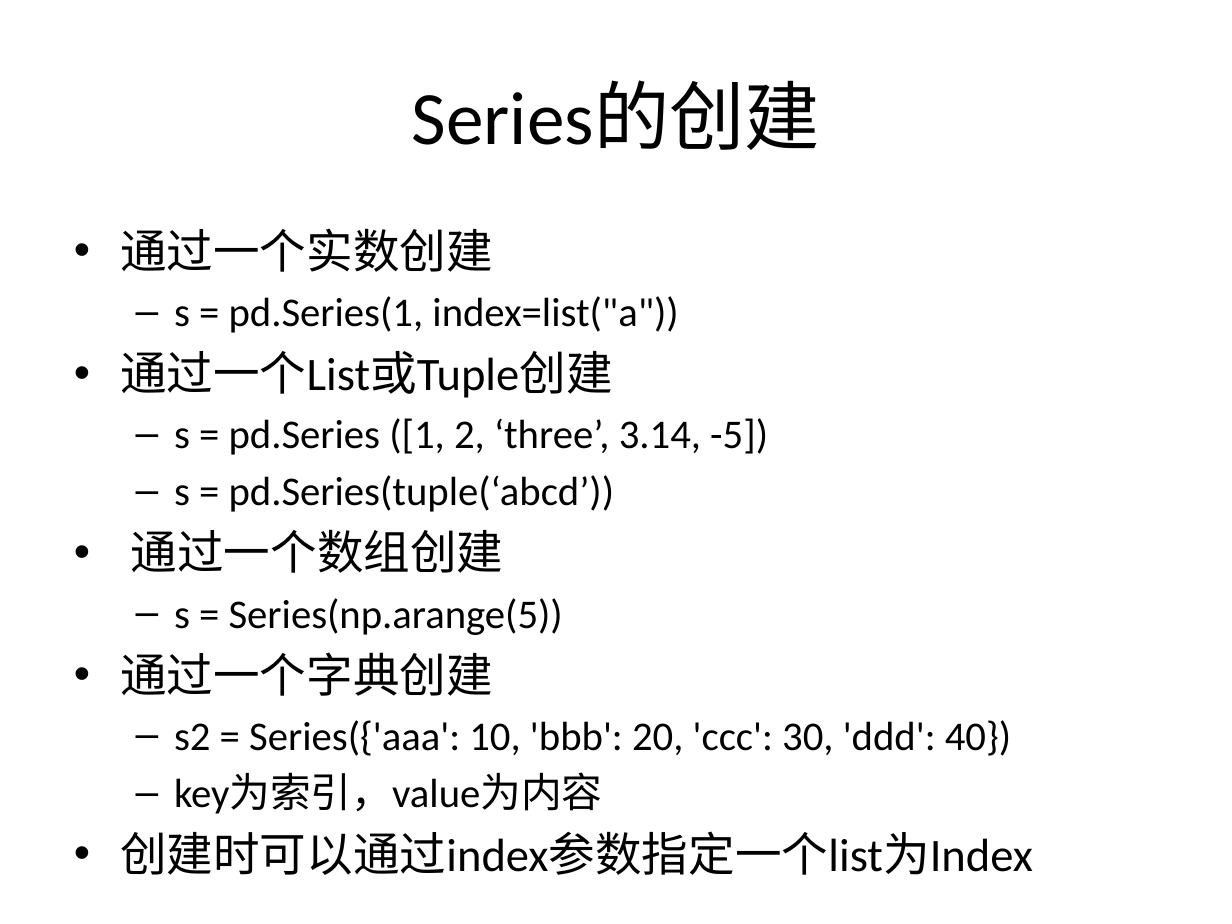
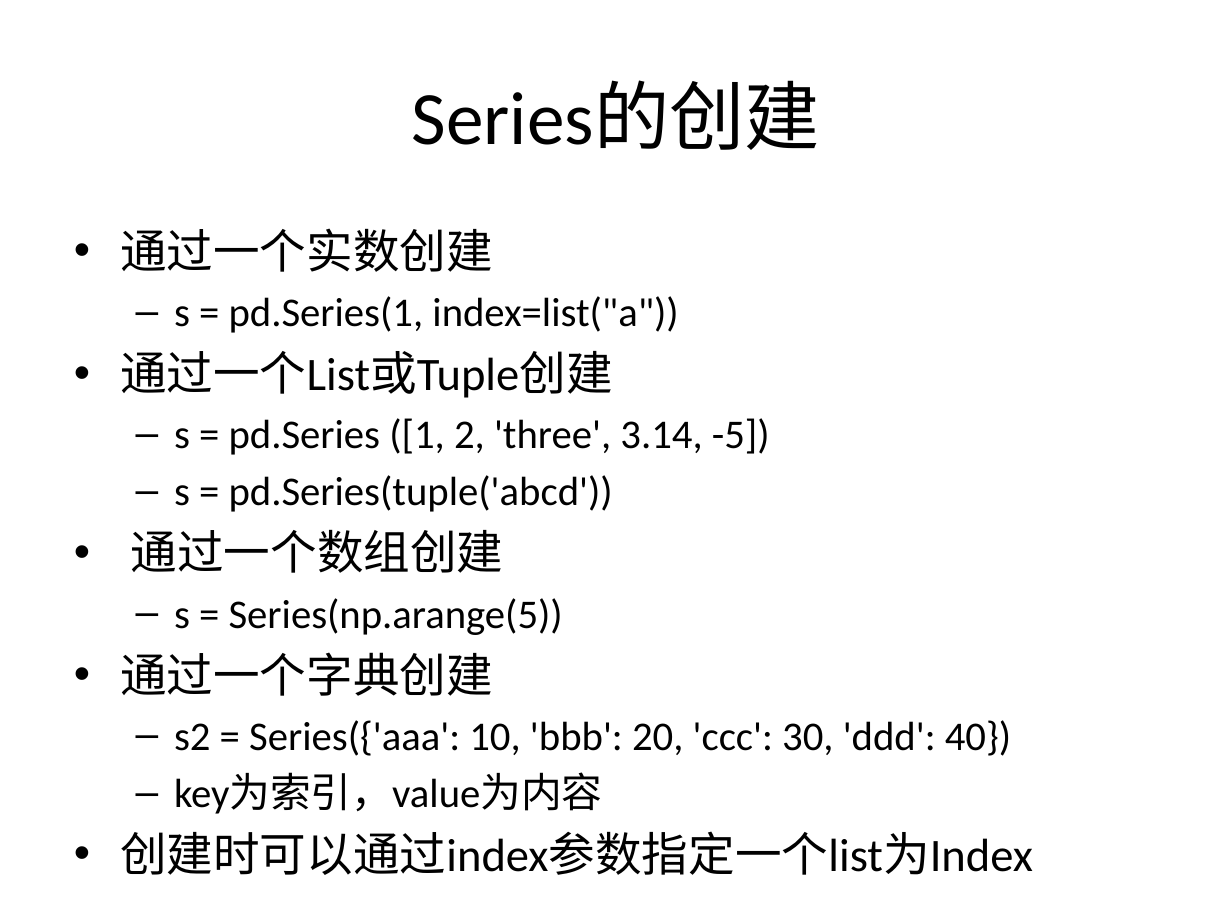
Before and after one commit to SleepySoft/SleepyMemo, a slide deck: slide 3 of Pandas_Cheat_Sheet.pptx. Drawn at 1232x924 pixels with LibreOffice and Linux fonts; fonts in the diff are those of the drawing. Boxes give left, top, right and bottom in pixels: in the first picture for what was removed or moved away, otherwise in the second. Text is boxed around its words. In the diff, an @@ line names an element or a change of style, - is before the commit and + after.

```diff
--- a/Pandas_Cheat_Sheet.pptx
+++ b/Pandas_Cheat_Sheet.pptx
@@ text at bbox=[174, 418, 770, 512]: text changed @@
-  – s = pd.Series ([1, 2, ‘three’, 3.14, -5])
-  – s = pd.Series(tuple(‘abcd’))
+  – s = pd.Series ([1, 2, 'three', 3.14, -5])
+  – s = pd.Series(tuple('abcd'))
```
Also in this commit, not shown: 7 other slides changed.
